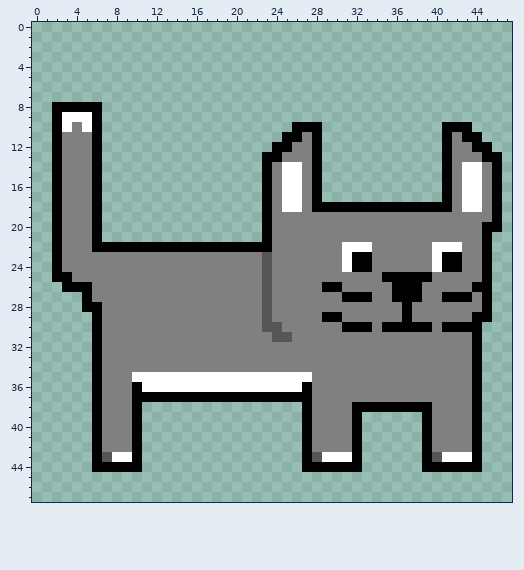
One commit to this pixel-art sprite: John-s-adventure-/JohnGame/data/npc/Mau.png. Above: the version before the commit.
The file is 48x48 pixels.
After:
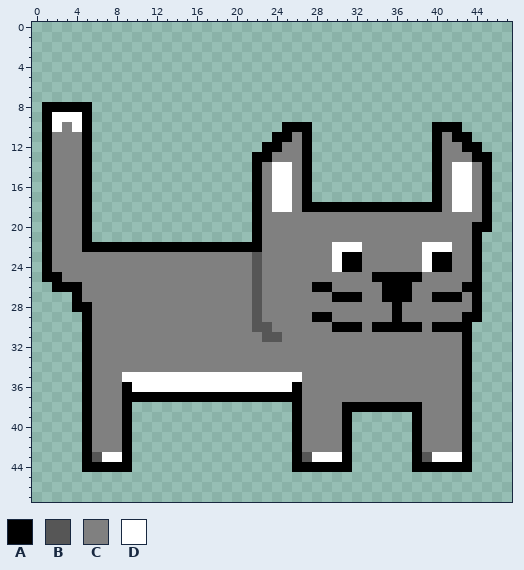
Palette (. is transparent): A #000000  B #565656  C #808080  D #ffffff
Edits made:
The author put colour A in rows 8 to 9 at x 1; in row 10 at x 1, 25 and 40; in row 11 at x 1, 24 and 40; in row 12 at x 1, 23 and 40; in rows 13 to 17 at x 1, 22 and 40; in rows 18 to 21 at x 1 and 22.
The author put colour A in rows 22 to 25 at x 1; in row 26 at x 2; in rows 27 to 28 at x 4; in rows 29 to 37 at x 5; in row 38 at x 5 and 26; in rows 39 to 44 at x 5, 26 and 38.
Colour C becomes colour A in row 11 at x 5, 27 and 42; in row 12 at x 5, 27 and 43; in row 13 at x 5, 27 and 44; in rows 14 to 18 at x 5, 27 and 45; in row 19 at x 5 and 45; in rows 20 to 22 at x 5 and 44.
Colour C becomes colour A in rows 23 to 24 at x 44; in row 25 at x 34 and 44; in row 26 at x 28, 35 and 43; in row 27 at x 30, 35, 40 and 44; in row 28 at x 36 and 44; in row 29 at x 28, 36 and 43.
Colour C becomes colour A in row 30 at x 30, 34 and 40; in rows 31 to 35 at x 43; in rows 36 to 37 at x 9 and 43; in rows 38 to 42 at x 9, 31 and 43.
Colour D becomes colour A in rows 9 to 10 at x 5; in rows 23 to 24 at x 31 and 40; in row 36 at x 26; in row 43 at x 9, 31 and 43.
Colour A becomes colour B in row 43 at x 6, 27 and 39.
Colour C becomes colour B in rows 23 to 30 at x 22; in row 31 at x 23.
Colour A becomes colour C in row 11 at x 2, 26 and 41; in row 12 at x 2, 25 and 41; in row 13 at x 2, 24 and 41; in rows 14 to 18 at x 2, 23 and 41; in rows 19 to 22 at x 2 and 23; in rows 23 to 24 at x 2, 33 and 42.
Colour A becomes colour C in row 25 at x 3 and 39; in row 26 at x 5, 30 and 38; in row 27 at x 5, 33, 38 and 43; in row 28 at x 6 and 37; in row 29 at x 6, 30 and 37; in row 30 at x 6, 33 and 39.
Colour A becomes colour C in rows 31 to 35 at x 6; in rows 36 to 37 at x 6 and 27; in rows 38 to 42 at x 6, 27 and 39.
Colour B becomes colour C in rows 23 to 29 at x 23; in row 30 at x 24; in row 31 at x 25.
Colour D becomes colour C in row 10 at x 3; in rows 14 to 18 at x 26 and 44; in row 22 at x 33 and 42; in row 35 at x 27.
Colour A becomes colour D in rows 9 to 10 at x 2; in row 36 at x 10.
Colour B becomes colour D in row 43 at x 7, 28 and 40.
Colour C becomes colour D in row 10 at x 4; in rows 14 to 18 at x 24 and 42; in rows 22 to 24 at x 30 and 39; in row 35 at x 9.
Colour A is removed in rows 8 to 9 at x 6; in row 10 at x 6, 28 and 43; in row 11 at x 6, 28 and 44; in row 12 at x 6, 28 and 45; in rows 13 to 17 at x 6, 28 and 46; in rows 18 to 20 at x 6 and 46.
Colour A is removed in row 21 at x 6 and 45; in rows 22 to 29 at x 45; in rows 30 to 37 at x 44; in row 38 at x 10 and 44; in rows 39 to 44 at x 10, 32 and 44.
Boxes around the changes in both pictures, in picture pixels (x1, y1, x2, y2):
changed: (42, 102, 142, 472)
changed: (252, 122, 502, 472)
